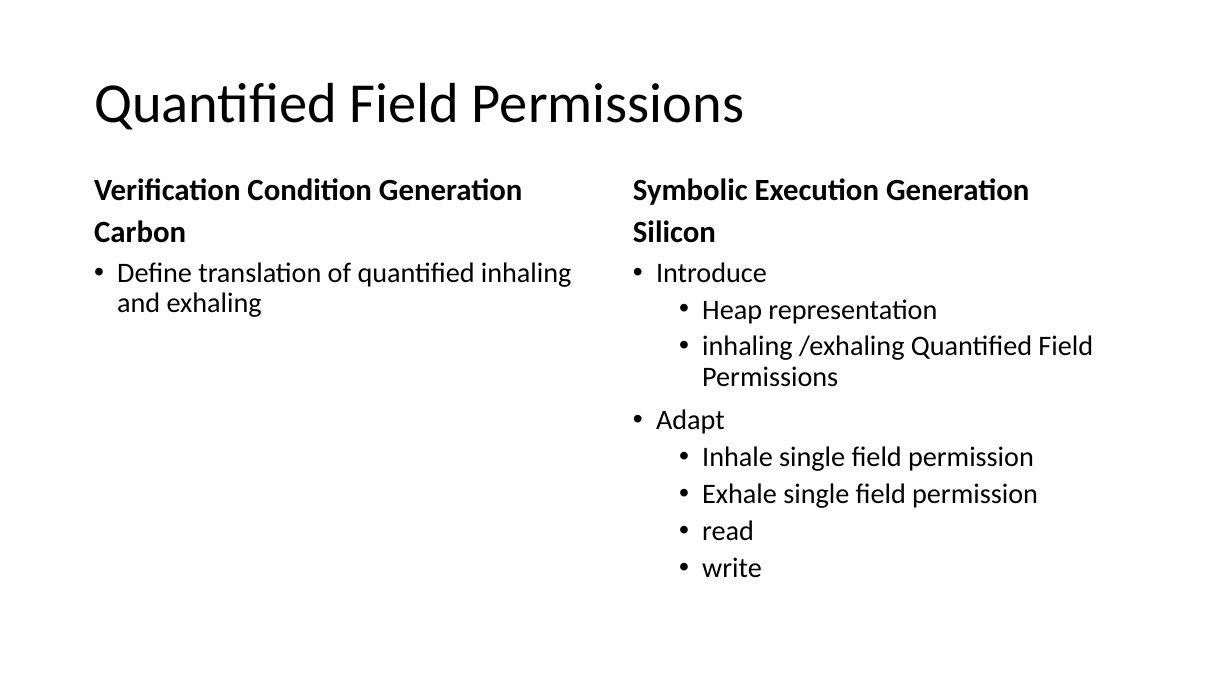
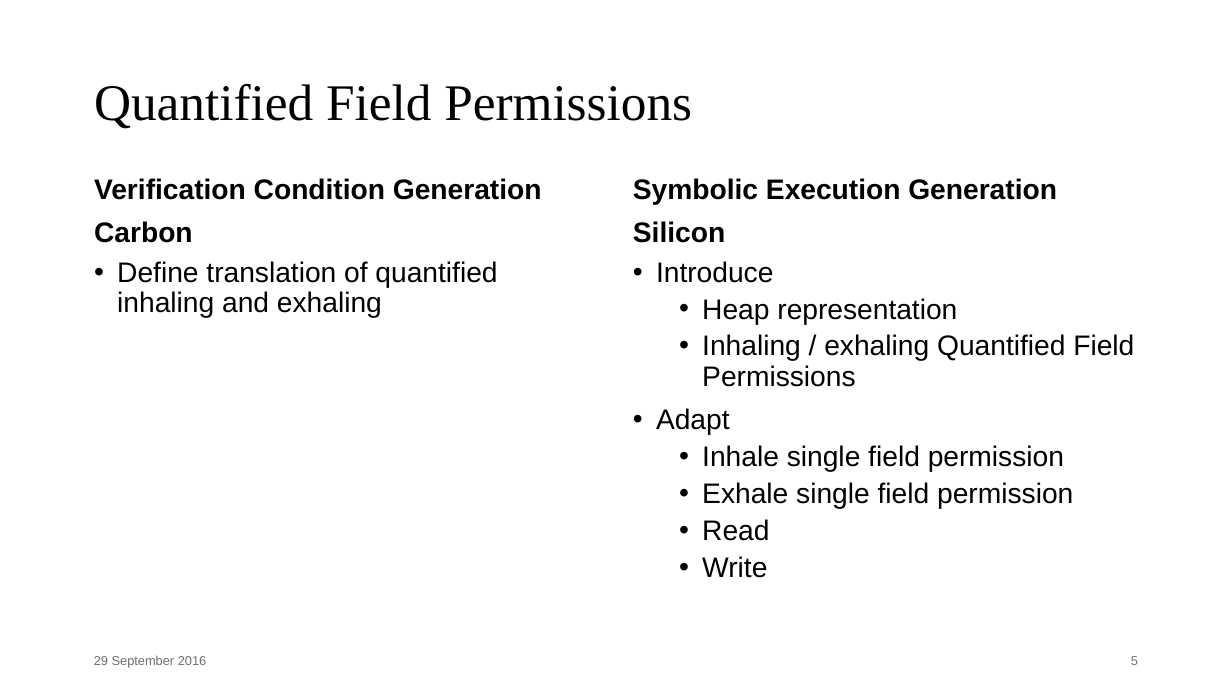
Before and after one commit to Aimenel/MT, a slide deck: slide 5 of presentations/Final Presentation/Final.pptx. Drawn at 1232x693 pixels with LibreOffice and Linux fonts; fonts in the diff are those of the drawing. Boxes give left, top, right and bottom in pixels: in the first picture for what was removed or moved away, otherwise in the second. Text is boxed around its words. In the diff, an @@ line names an element or a change of style, - is before the commit and + after.

Commit message:
report quantified predicate intro and verification condition generation, report formatting, halfdone

```diff
--- a/presentations/Final Presentation/Final.pptx
+++ b/presentations/Final Presentation/Final.pptx
@@ title "Quantified Field Permissions" at [94,84,692,129]: size 44 to 40 pt, font Calibri to Times New Roman @@
@@ text "Verification Condition Generation" at [94,178,542,243]: size 24 to 22 pt, font Calibri to Arial; line spacing 0.8 to 0.9 @@
@@ text "Symbolic Execution Generation" at [633,178,1057,243]: size 24 to 22 pt, font Calibri to Arial; line spacing 0.8 to 0.9 @@
@@ text "Define translation of quantified inhaling ..." at [117,261,497,318]: font Calibri to Arial @@
@@ text at [656,261,1073,509]: font Calibri to Arial in "Introduce", "Heap representation", "Adapt", "Inhale single field permission" and 1 more places @@
@@ text at [702,334,1134,387]: text changed; font Calibri to Arial @@
-  • inhaling /exhaling Quantified Field Permissions
+  • Inhaling / exhaling Quantified Field Permissions
@@ text at [702,519,769,578]: text changed; font Calibri to Arial @@
-  • read
-  • write
+  • Read
+  • Write
@@ text added at [94,656,207,668], 10 pt, text #6F6F6E @@
+29 September 2016
@@ page number added at [1131,656,1138,665], 10 pt, text #6F6F6E @@
+5
```
Also in this commit, not shown: 21 other slides changed, 1 other file.
